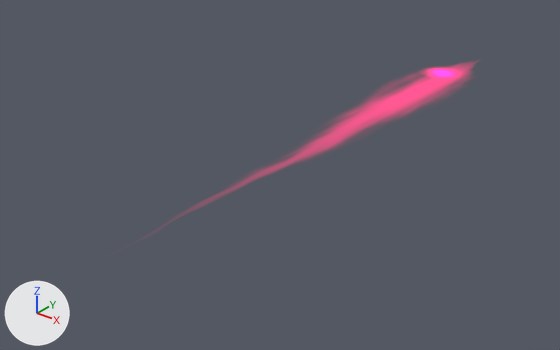
The Blender file Models/3.0_Cycles_2D_tenplate.blend, before and after one commit.
One viewpoint serves both versions: a 50 mm camera at (5.67, -11.43, 4.24) aimed at (-0.48, -3.74, -0.53). The lights are fixed; the arrows at lower left show +X, +Y and +Z.
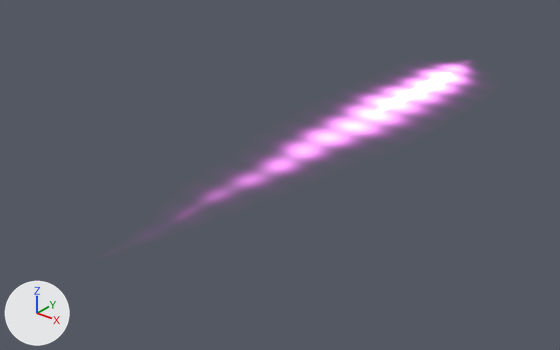
The newer file is also rescaled (x2.365), turned or shifted as a whole; pictures and numbers use the older file's frame.

Diff of the bpy script that builds the scene:
```diff
--- a/Models/3.0_Cycles_2D_tenplate.blend.py
+++ b/Models/3.0_Cycles_2D_tenplate.blend.py
@@ mat_base_texture @@
 mat_base_texture = bpy.data.materials.new('base_texture')
-# nodes: AddShader, BsdfTransparent, CombineXYZ, Emission, MapRange x4, Math x10, Mix, OutputMaterial, SeparateXYZ, TexCoord, TexNoise x2
-# colours: pink #ff0075
+# nodes: AddShader, BsdfTransparent, Emission, MapRange x7, Math x17, Mix, OutputMaterial, SeparateXYZ x2, TexCoord x2, TexNoise, TexWave, ValToRGB x2, VectorMath x8
+# colours: white #ffffff, pink #fe00ff, black #000000
@@ ob_plane_001 @@
-ob_plane_001 = bpy.data.objects.new('Plane.001', me_plane_001)
-ob_plane_001.location = (0.0, 0.0, 0.1)
-ob_plane_001.scale = (0.691, 0.691, 0.691)
```

Where the change shows, as pixel boxes [x1, y1, x2, y2] in the pictures (560 x 350 px):
'Plane', surface changed: [138, 57, 488, 239] in both
'Plane.001', deleted: before [386, 56, 497, 93]
